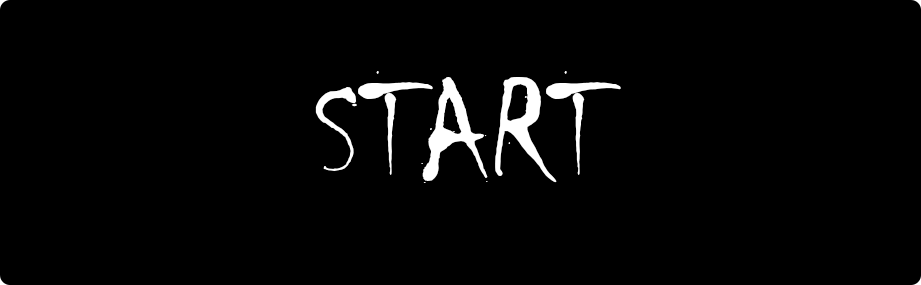
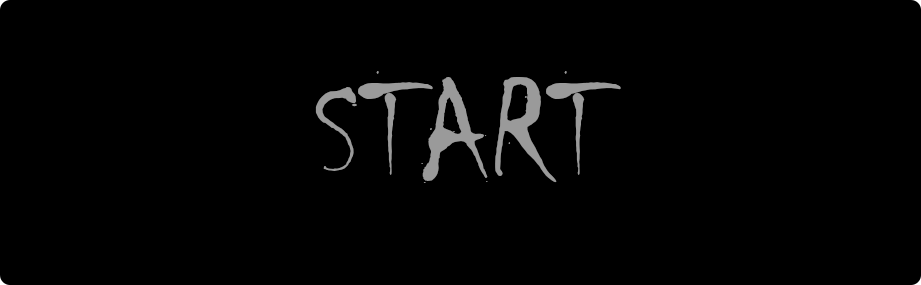
Comparing the layer stacks of the two 921 x 285 images. Changes:
painted on "START" over [315, 71, 621, 183]
